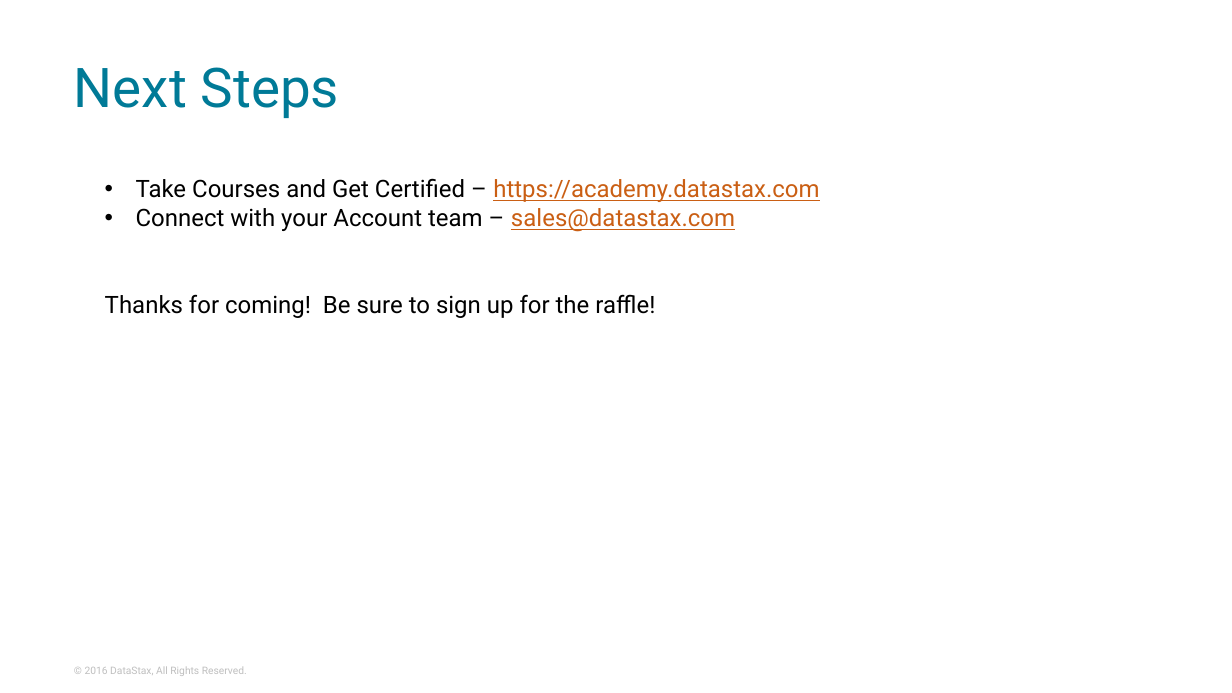
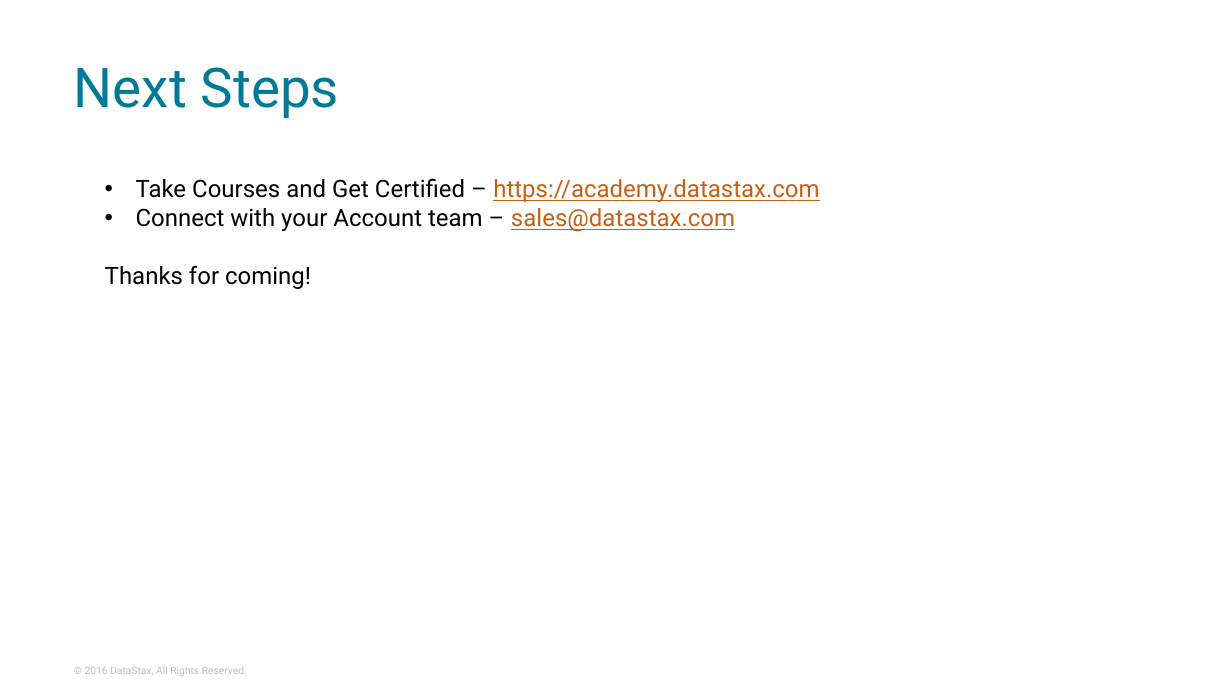
Before and after one commit to DSPN/DataStaxDay, a slide deck: slide 3 of lectures/Lecture 7 - Next Steps.pptx. Drawn at 1232x693 pixels with LibreOffice and Linux fonts; fonts in the diff are those of the drawing; background and template pictures are left out. Boxes give left, top, right and bottom in pixels: in the first picture for what was removed or moved away, otherwise in the second. Text is boxed around its words. In the diff, an @@ line names an element or a change of style, - is before the commit and + after.

```diff
--- a/lectures/Lecture 7 - Next Steps.pptx
+++ b/lectures/Lecture 7 - Next Steps.pptx
@@ text at box(105, 265, 311, 289): text changed @@
-Thanks for coming! Be sure to sign up for the raffle!
+Thanks for coming!
```
Also in this commit, not shown: 2 other slides changed, 6 other files.
